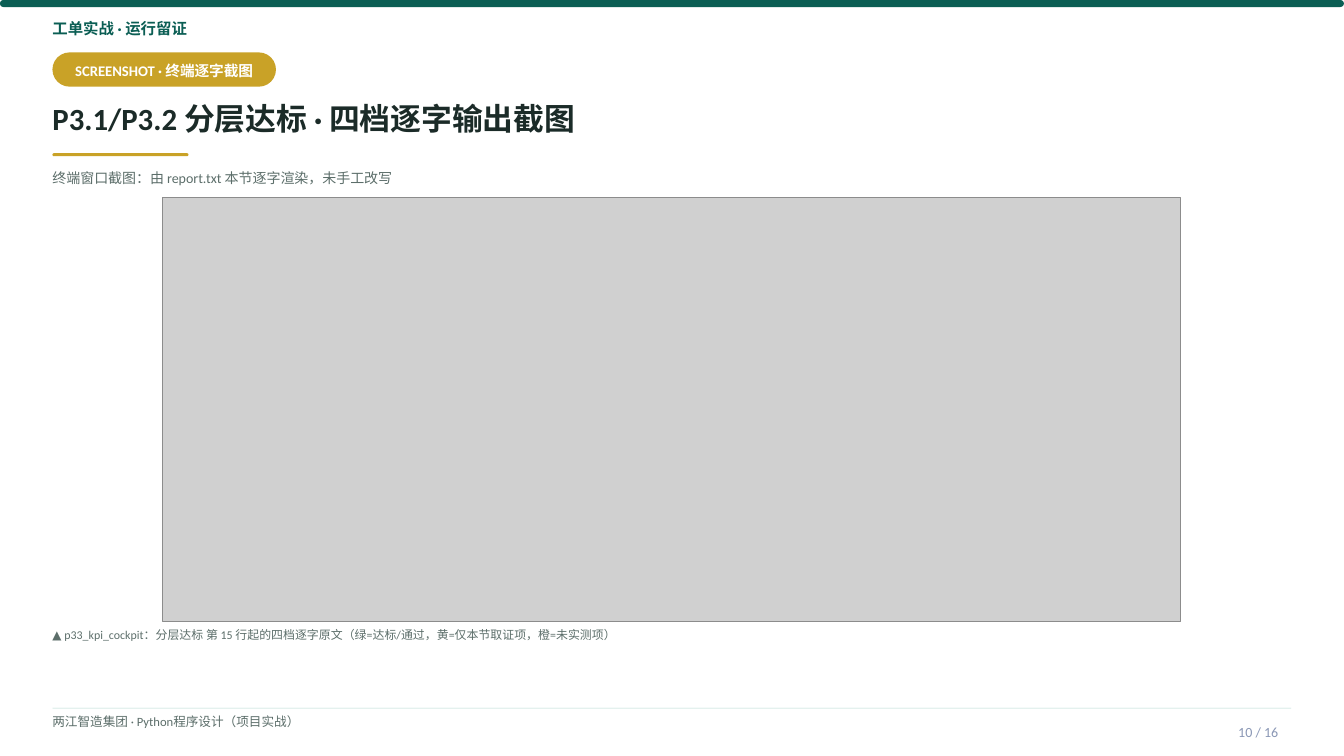
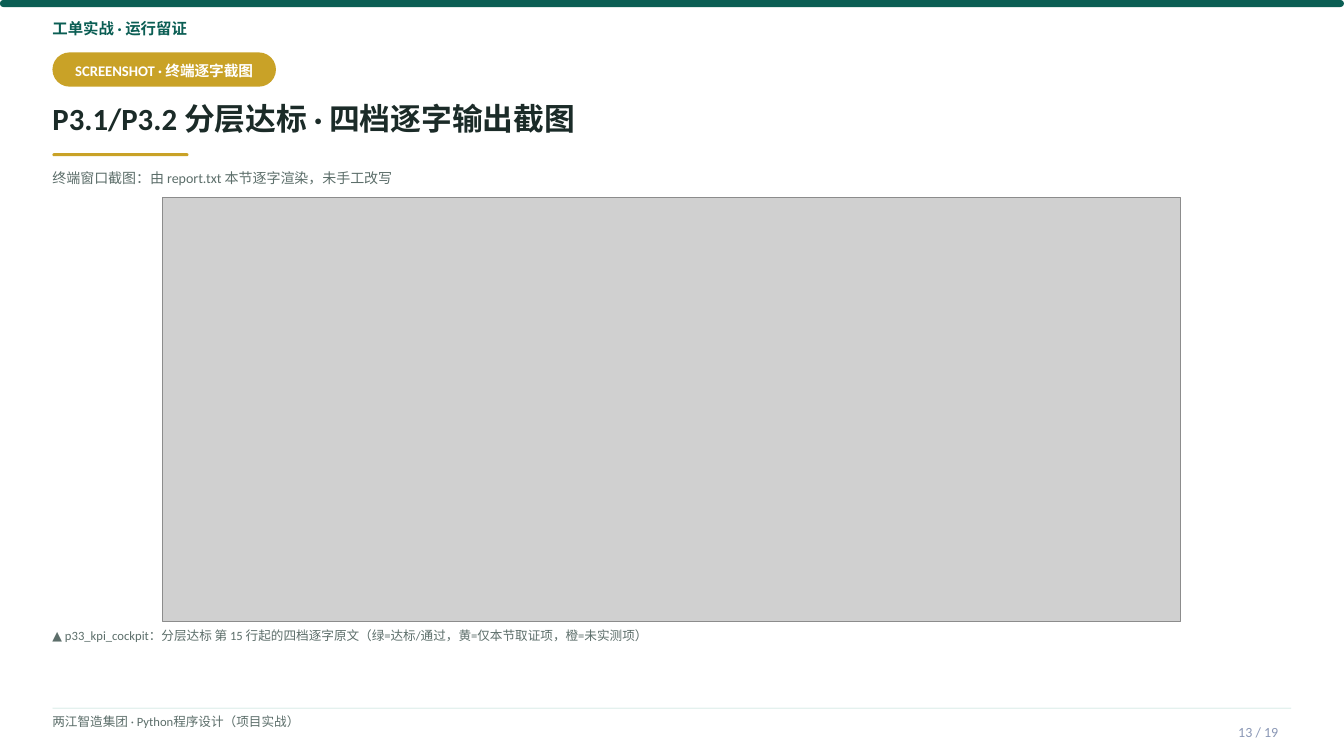
Before and after one commit to tianqiongenze/ai-course-teaching-resources, a slide deck: slide 13 of 03-Python程序设计-项目实战/V2授课PPT/W05-第10次课-每天早上8点的生产日报.pptx (slide 10 before the commit). Drawn at 1344x756 pixels with LibreOffice and Linux fonts; fonts in the diff are those of the drawing; grey boxes stand for pictures. Boxes give left, top, right and bottom in pixels: in the first picture for what was removed or moved away, otherwise in the second. Text is boxed around its words. In the diff, an @@ line names an element or a change of style, - is before the commit and + after.

Commit message:
feat(101): 100号报告P1/P2/P3优化方案全量执行
- P1-1: 32个精简deck注入知识速览卡+下次课预告(+64页, 逐字摘自同周完整deck)
- P1-2: 01课8个deck补重难点导航(+16页)
- P1-3: 9个高负荷页拆分(动态切点v2, 档位完整性断言0异常)
- P2: 正文<9pt升9pt(663 run, 0回退) + 冗余后缀裁剪
- P3: gate101五道门禁上线(语法/重症溢出/高负荷/乱码/check99), 终态全绿

```diff
--- a/03-Python程序设计-项目实战/V2授课PPT/W05-第10次课-每天早上8点的生产日报.pptx
+++ b/03-Python程序设计-项目实战/V2授课PPT/W05-第10次课-每天早上8点的生产日报.pptx
@@ text "▲ p33_kpi_cockpit：分层达标 第 15 行起的四档逐字原文（绿=达标/通过，黄=仅本节取证项，橙=未实测 ..." at bbox=[65, 629, 648, 642]: size 8.5 to 9 pt @@
@@ text at bbox=[1238, 728, 1278, 737]: text changed @@
-10 / 16
+13 / 19
```
Also in this commit, not shown: 9 other slides changed, 3 slides added, 48 other files.
